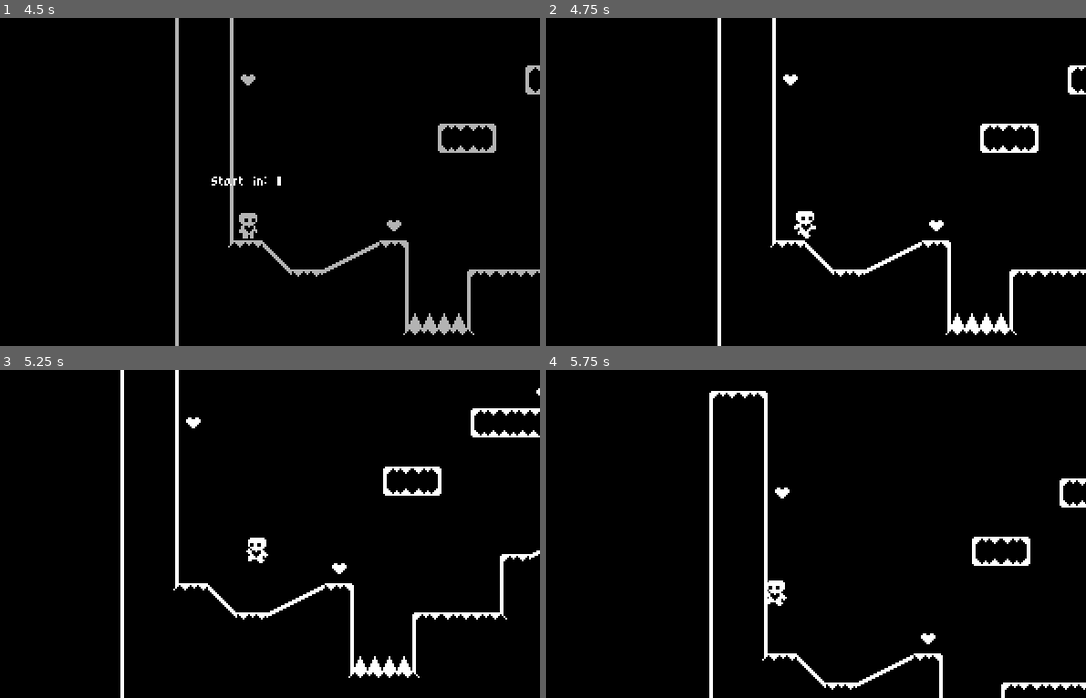
Above: before the commit, frames 1-4 (two rows, left to right).
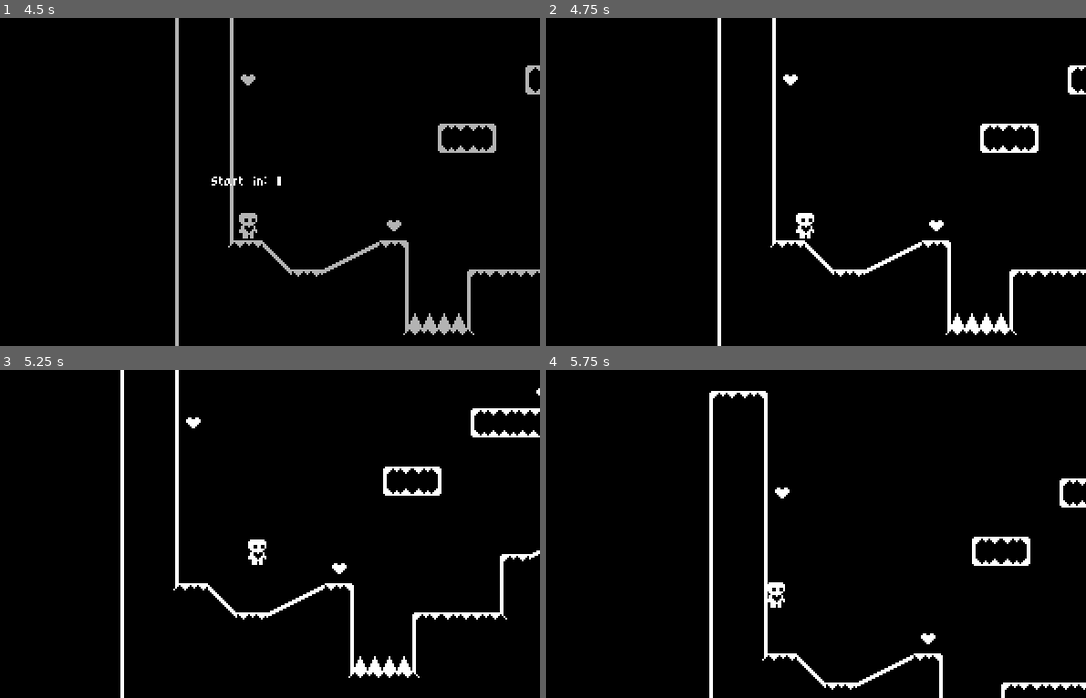
Above: after the commit, the same moments.

Repository: Jordla/HeartPlatformer-Godot-4-Tutorial
Game: Godot game, scene res://start_menu.tscn
The game is run twice, just before and just after one commit, with the same random seed, the same clock (stepped at 60 frames per second) and the same inputs.
Inputs:
- Up to frame 1 (4.5 s): click "Start Game" at 0.5 s; hold Space (jump) 1.28-2.03 s; hold Right (move_right) 1.28-2.78 s; tap Enter at 2, 3.5 s; tap Space (jump) at 2.1, 2.27, 2.57, 2.75, 3.6, 3.77, 4.07, 4.25 s; hold Left (move_left) 2.78-3.53 s; hold Space (jump) 2.78-3.53 s; hold Right (move_right) from 3.53 s (still down); hold Space (jump) from 4.28 s (still down)
- Up to frame 2 (4.75 s): keep holding Right (move_right); keep holding Space (jump)
- Up to frame 3 (5.25 s): release Right (move_right) at 5.03 s; release Space (jump) at 5.03 s; hold Left (move_left) from 5.03 s (still down); tap Space (jump) at 5.1 s
- Up to frame 4 (5.75 s): keep holding Left (move_left); tap Space (jump) at 5.27, 5.57 s

Frame 1 is identical in both runs. In frame 2, 0.1% of the frame differs, in the area x 45-50%, y 58-68%; in frame 3, 0.1%, in the area x 45-50%, y 51-60%; in frame 4, 0.1%.

Commit message:
Fix bug where player could jump multiple times if holding the space bar - Start Tutorial Video P14

Diff:
--- a/player.gd
+++ b/player.gd
@@ -37,7 +37,6 @@
 	var just_left_wall = was_on_wall and not is_on_wall()
 	if just_left_wall:
 		wall_jump_timer.start()
-	update_animation(input_axis)
 
 
 func apply_gravity(delta : float):
@@ -61,7 +60,8 @@
 
 	if is_on_floor() or coyote_jump_timer.time_left > 0.0: # Checks if on floor or coyote jump window is still open, then allow player to jump
 		if Input.is_action_pressed("jump"): # Removing is_on_floor() enables endless jumping/flying
-			velocity.y = movement_data.jump_velocity # Jump veloicty applied imm but
+			velocity.y = movement_data.jump_velocity # Jump veloicty applied imm
+			coyote_jump_timer.stop() # If jumped or use coyote jump stop the timer for grace period, prevents player from holding down jump and jumping higher than intended (Multiple jumps until grace period is over)
 	elif not is_on_floor(): # In the air
 		if Input.is_action_just_released("jump") and velocity.y < movement_data.jump_velocity / 2: # Check if not falling and SMALLER than (-200.0), JUMP_VELOCITY - Certain time window to release spacebar for short jump
 			velocity.y = movement_data.jump_velocity / 2 # Short press on spacebar causes a smaller jump
